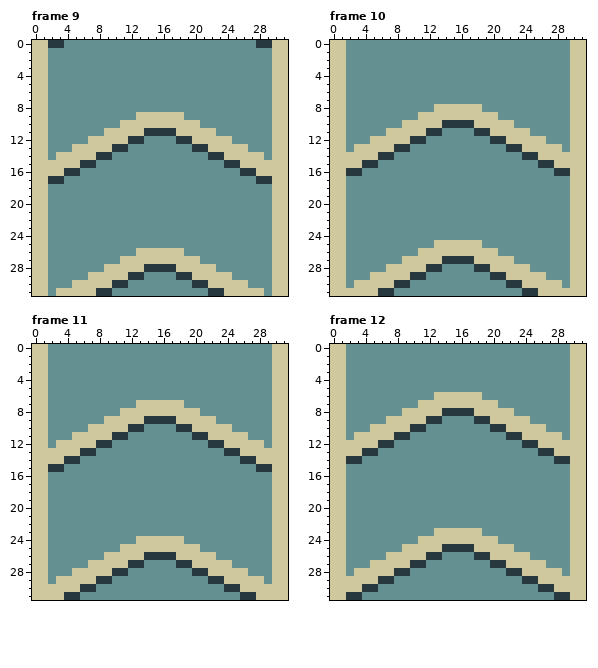
Pixel-art file -- Aseprite/conveyer.aseprite. Above, as it was before the edit.
32x32 pixels, 17 frames. Shown: frame 9, frame 10, frame 11, frame 12. The commit also changed other frames, which this record leaves out.
The result:
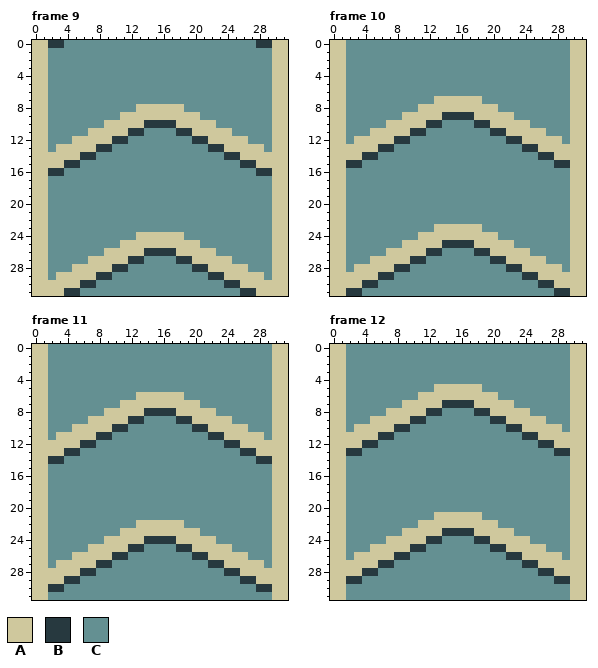
Palette (. is transparent): A #cfc89d  B #27393f  C #649092
The exact change:
Changed rows in their new state; - is an unchanged pixel.
Frame 9, layers "arrow 2", "arrow 1":
first column x 2:
 8 -----------AAAAAA-----------
 9 ---------AA------AA---------
10 -------AA---BBBB---AA-------
11 -----AA---BBCCCCBB---AA-----
12 ---AA---BBCC----CCBB---AA---
13 -AA---BBCC--------CCBB---AA-
14 A---BBCC------------CCBB---A
15 --BBCC----------------CCBB--
16 BBCC--------------------CCBB
17 CC------------------------CC
first column x 2:
24 -----------AAAAAA-----------
25 ---------AAAAAAAAAA---------
26 -------AAAA-BBBB-AAAA-------
27 -----AAAA-BBCCCCBB-AAAA-----
28 ---AAAA-BBCCCCCCCCBB-AAAA---
29 -AAAA-BBCCCC----CCCCBB-AAAA-
30 AAA-BBCCCC--------CCCCBB-AAA
31 A-BBCCCC------------CCCCBB-A
Frame 10, layers "arrow 2", "arrow 1":
first column x 2:
 7 -----------AAAAAA-----------
 8 ---------AA------AA---------
 9 -------AA---BBBB---AA-------
10 -----AA---BBCCCCBB---AA-----
11 ---AA---BBCC----CCBB---AA---
12 -AA---BBCC--------CCBB---AA-
13 A---BBCC------------CCBB---A
14 --BBCC----------------CCBB--
15 BBCC--------------------CCBB
16 CC------------------------CC
first column x 2:
23 -----------AAAAAA-----------
24 ---------AAAAAAAAAA---------
25 -------AAAA-BBBB-AAAA-------
26 -----AAAA-BBCCCCBB-AAAA-----
27 ---AAAA-BBCCCCCCCCBB-AAAA---
28 -AAAA-BBCCCC----CCCCBB-AAAA-
29 AAA-BBCCCC--------CCCCBB-AAA
30 A-BBCCCC------------CCCCBB-A
31 BBCCCC----------------CCCCBB
Frame 11, layers "arrow 2", "arrow 1":
first column x 2:
 6 -----------AAAAAA-----------
 7 ---------AA------AA---------
 8 -------AA---BBBB---AA-------
 9 -----AA---BBCCCCBB---AA-----
10 ---AA---BBCC----CCBB---AA---
11 -AA---BBCC--------CCBB---AA-
12 A---BBCC------------CCBB---A
13 --BBCC----------------CCBB--
14 BBCC--------------------CCBB
15 CC------------------------CC
first column x 2:
22 -----------AAAAAA-----------
23 ---------AAAAAAAAAA---------
24 -------AAAA-BBBB-AAAA-------
25 -----AAAA-BBCCCCBB-AAAA-----
26 ---AAAA-BBCCCCCCCCBB-AAAA---
27 -AAAA-BBCCCC----CCCCBB-AAAA-
28 AAA-BBCCCC--------CCCCBB-AAA
29 A-BBCCCC------------CCCCBB-A
30 BBCCCC----------------CCCCBB
31 CCCC--------------------CCCC
Frame 12, layers "arrow 2", "arrow 1":
first column x 2:
 5 -----------AAAAAA-----------
 6 ---------AA------AA---------
 7 -------AA---BBBB---AA-------
 8 -----AA---BBCCCCBB---AA-----
 9 ---AA---BBCC----CCBB---AA---
10 -AA---BBCC--------CCBB---AA-
11 A---BBCC------------CCBB---A
12 --BBCC----------------CCBB--
13 BBCC--------------------CCBB
14 CC------------------------CC
first column x 2:
21 -----------AAAAAA-----------
22 ---------AAAAAAAAAA---------
23 -------AAAA-BBBB-AAAA-------
24 -----AAAA-BBCCCCBB-AAAA-----
25 ---AAAA-BBCCCCCCCCBB-AAAA---
26 -AAAA-BBCCCC----CCCCBB-AAAA-
27 AAA-BBCCCC--------CCCCBB-AAA
28 A-BBCCCC------------CCCCBB-A
29 BBCCCC----------------CCCCBB
30 CCCC--------------------CCCC
31 CC------------------------CC
